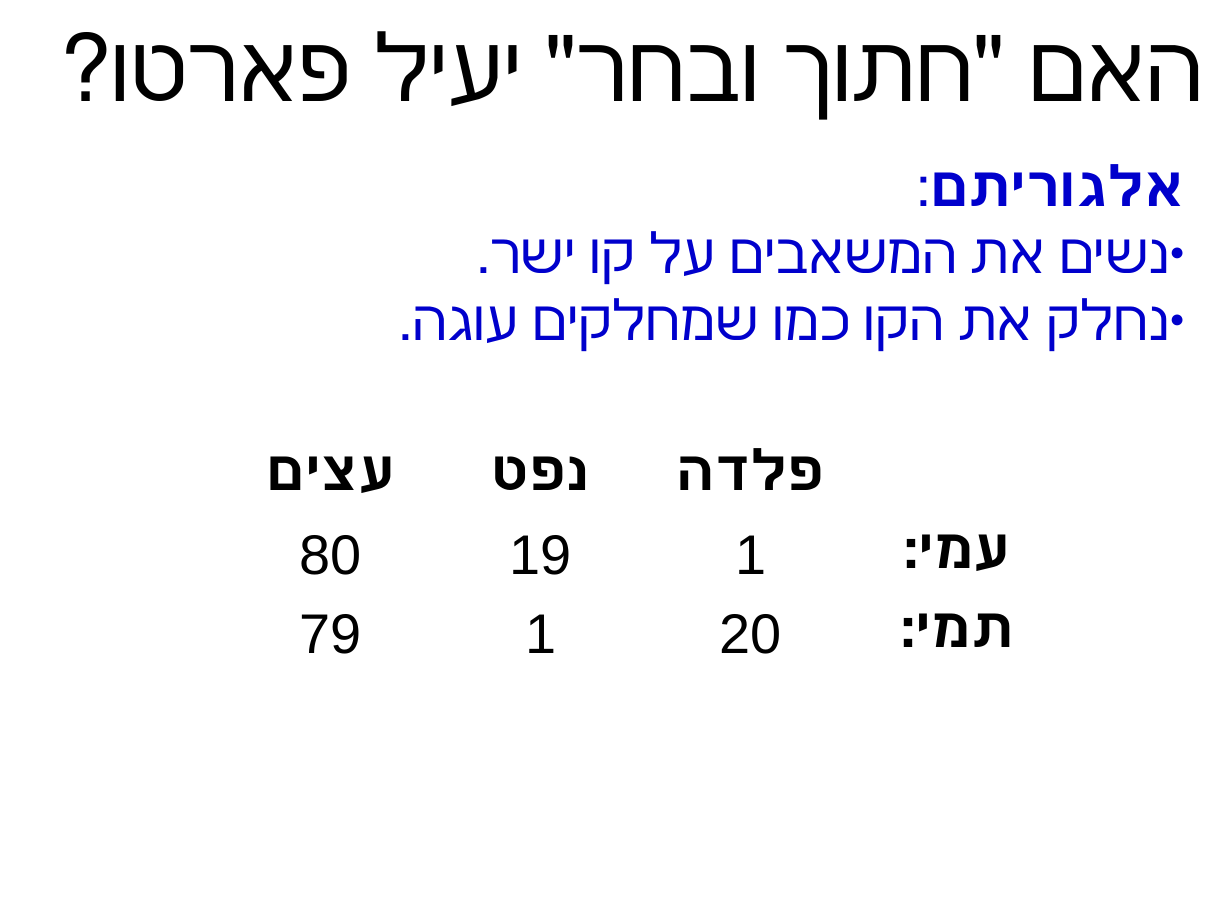
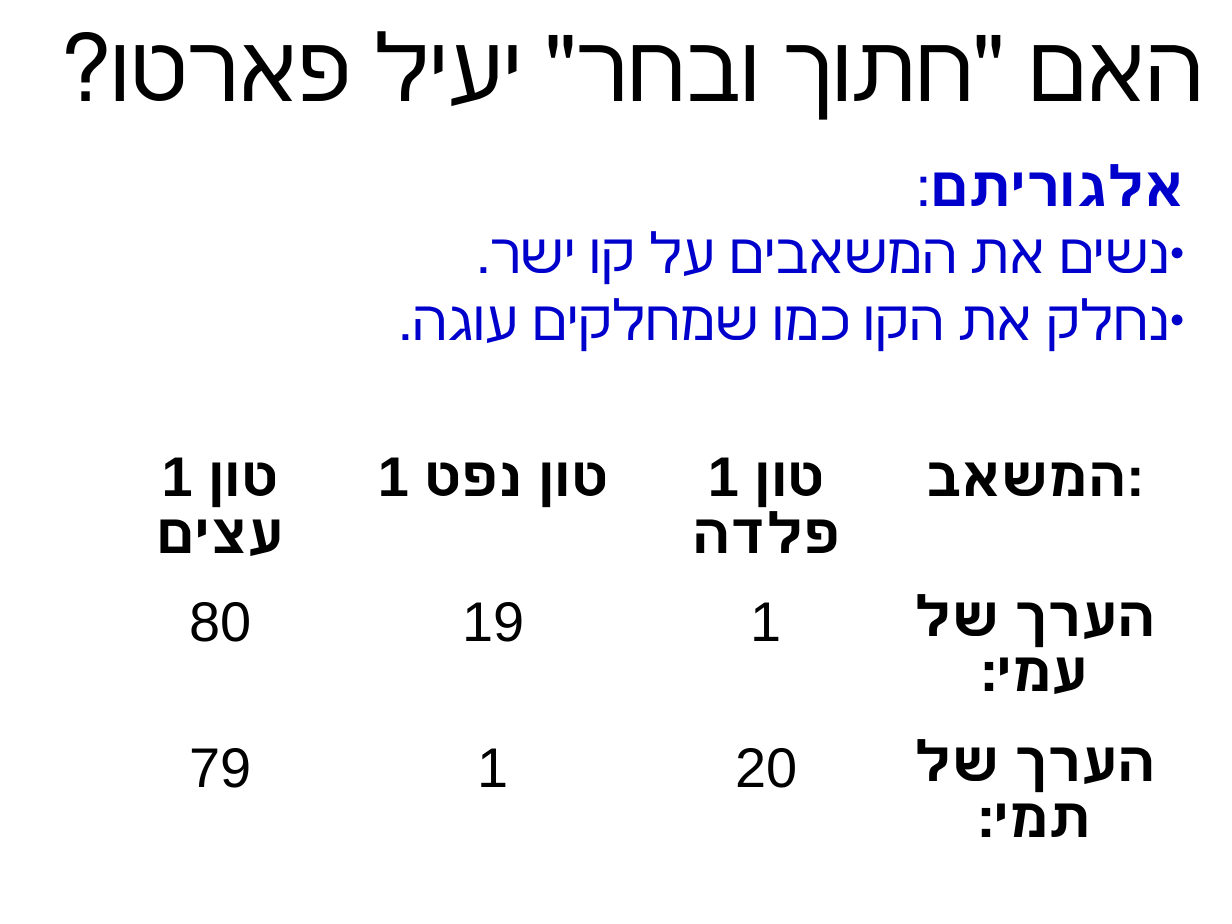
Before and after one commit to erelsgl-at-ariel/algorithms-5785, a slide deck: slide 9 of 02-pareto-efficiency/slides.pptx. Drawn at 1232x924 pixels with LibreOffice and Linux fonts; fonts in the diff are those of the drawing. Boxes give left, top, right and bottom in pixels: in the first picture for what was removed or moved away, otherwise in the second. Text is boxed around its words. In the diff, an @@ line names an element or a change of style, - is before the commit and + after.

```diff
--- a/02-pareto-efficiency/slides.pptx
+++ b/02-pareto-efficiency/slides.pptx
@@ table at [84, 440, 1167, 843] @@
-row 1: עצים | נפט | פלדה | 
+row 1: 1 טון עצים | 1 טון נפט | 1 טון פלדה | המשאב:
-row 2, column 4: עמי:
+row 2, column 4: הערך של עמי:
-row 3, column 4: תמי:
+row 3, column 4: הערך של תמי:
@@ table: place and size @@
-table at [226, 440, 1060, 683]
+table at [84, 440, 1167, 843]
```
Also in this commit, not shown: 9 other slides changed.
